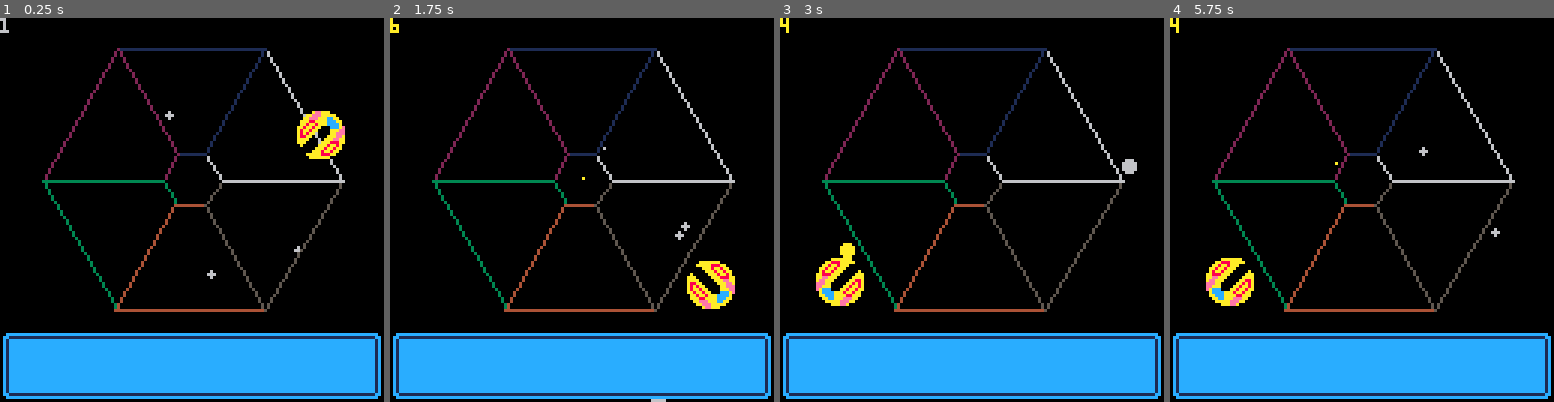
Above: before the commit, frames 1-4 (left to right).
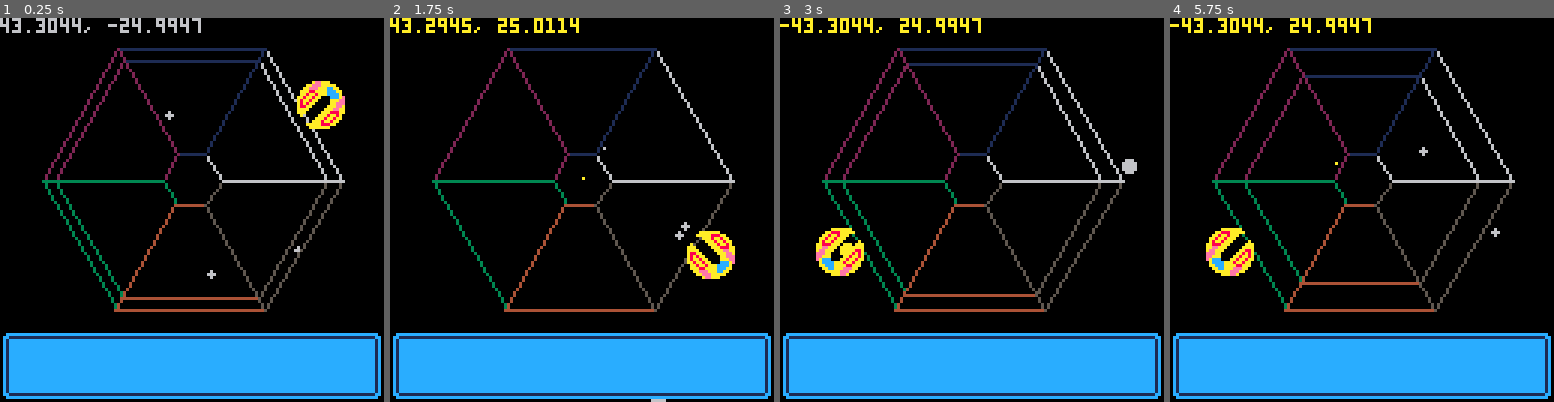
Above: after the commit, the same moments.

Repository: Rosthouse/pico8_projects
Game: PICO-8 cartridge carts/hexagon.p8
Two runs of this game, one before a commit and one after it. Both use one fixed random seed, a clock stepped at 60 frames per second and the inputs below.
Inputs:
- Up to frame 1 (0.25 s): no input
- Up to frame 2 (1.75 s): tap X (X key) at 0.33, 1.07 s; hold Right from 1.6 s (still down)
- Up to frame 3 (3 s): tap X (X key) at 1.85, 2.97 s; release Right at 2.1 s; hold Right from 2.47 s (still down)
- Up to frame 4 (5.75 s): release Right at 3.03 s; hold Left 3.08-3.58 s; hold Right 4.02-4.68 s; tap X (X key) at 4.08, 5.2 s; hold Left 5.08-5.68 s

The runs differ from the first frame. In frame 1, 3.9% of the frame differs, in the area x 0-90%, y 0-74%; in frame 2, 2.4%; in frame 3, 3.8%; in frame 4, 3.7%.

Commit message:
working on adding something to shoot

Diff:
--- a/carts/hexagon.p8
+++ b/carts/hexagon.p8
@@ -2,18 +2,30 @@
 version 41
 __lua__
 
+-- hexagon
+-- by rosthouse
 #include include/math.lua
 #include include/particles.lua
 
+-- player
 plr_pos = 1
-spd = 0.05
-
-off = 15
-r = .5
+plr_r = 50
+lsr_tbl = {}
+
+-- rendering
+lr = .5 -- wandering line radius
+spd = 0.05 -- wandering line speed
+
 d60 = 60 / 360
 d30 = 30 / 360
 
+oh = 50 -- outer hex radius
+ih = 10 -- inner hex radius
+cx = 64 -- center x
+cy = 54 -- center y
+
 spr_tbl = {
+  -- Sprite flip table
   { b = 3, x = true, y = true },
   { b = 1, x = false, y = true },
   { b = 3, x = false, y = true },
@@ -22,12 +34,10 @@
   { b = 3, x = true, y = false }
 }
 
-lsr_tbl = {}
-
-oh = 50 -- outer hex
-ih = 10 -- inner hex
-cx = 64 -- center x
-cy = 54
+-- asteroids
+ast_spw = 0.9
+ast_spd = 0.01
+ast_tbl = {}
 
 function _update()
   sfx(0)
@@ -51,8 +61,15 @@
     end
   end
 
-  r += spd
-  if r > 1 then r = 0 end
+  if rnd() > ast_spw then
+    add(ast_tbl, { d = flr(rnd(7)), r = 0, p = flr(rnd(3)) })
+  end
+  for _, a in pairs(ast_tbl) do
+    a.r += ast_spd
+  end
+
+  lr += spd
+  if lr > 1 then lr = 0 end
   part:update()
 
   if rnd() > 0.75 then
@@ -70,8 +87,8 @@
   dhex(ih, cx, cy)
   dhex(oh, cx, cy)
 
-  -- d = lerp(ih, oh, r)
-  -- dhex(d, 64, 64)
+  d = lerp(ih, oh, lr)
+  dhex(d, cx, cy)
 
   for i = 1, 6, 1 do
     local x1, y1 = poc(1, i * d60)
@@ -82,6 +99,10 @@
   for _, l in pairs(lsr_tbl) do
     local lx1, ly1 = poc(lerp(0, oh, l.r), l.p / 6 - 1 / 12)
     circfill(cx + lx1, cy + ly1, lerp(0, 3, l.r), 10)
+  end
+
+  -- draw asteroids
+  for _, a in pairs(ast_tbl) do
   end
 
   -- draw player
@@ -102,10 +123,16 @@
 end
 
 function dplr(plr_pos)
-  print(plr_pos)
   spt = spr_tbl[plr_pos]
-  local x, y = poc(1, (plr_pos - 1) * d60 + d30)
-  spr(spt.b, 56 + x * 50, 56 + y * 50, 2, 2, spt.x, spt.y)
+  local x, y = poc(plr_r, (plr_pos - 1) * d60 + d30)
+  print(x .. ", " .. y)
+  spr(spt.b, cx + x - 8, cy + y - 8, 2, 2, spt.x, spt.y)
+end
+
+function dspr(s, r, a, fx, fy)
+  local x, y = poc(r, a)
+  print(x .. ", " .. y)
+  spr(s, cx + x - 8, cy + y - 8, 2, 2, spt.x, spt.y)
 end
 
 -->8
@@ -134,14 +161,14 @@
 end
 
 __gfx__
-00000000000000000000000000000aaaaaaa00000000000000000000000000000000000000000000000000000000000000000000000000000000000000000000
-0000000000000aa00aa00000000aa888aaaaa0000000000000000000000000000000000000000000000000000000000000000000000000000000000000000000
-00700700000aaa0000aaa00000aa8aa8aaa000000000000000000000000000000000000000000000000000000000000000000000000000000000000000000000
-0007700000aaaa0000aaaa000aa8aa8aaa0000000000000000000000000000000000000000000000000000000000000000000000000000000000000000000000
-000770000a8aaa0000aaa8a00a8aa8aaa00000a00000000000000000000000000000000000000000000000000000000000000000000000000000000000000000
-0070070008a8aa0000aa8a80aa888aaa00000aaa0000000000000000000000000000000000000000000000000000000000000000000000000000000000000000
-00000000a8a8aa0000aa8a8aaaeeaaa00000aaaa0000000000000000000000000000000000000000000000000000000000000000000000000000000000000000
-00000000a8a8aa0000aa8a8aaeeaaa00000aa88a0000000000000000000000000000000000000000000000000000000000000000000000000000000000000000
+00000000000000000000000000000aaaaaaa00000555555000080000000800000008800000000000000000000000000000000000000000000000000000000000
+0000000000000aa00aa00000000aa888aaaaa0005566665000898000088980000889880000000000000000000000000000000000000000000000000000000000
+00700700000aaa0000aaa00000aa8aa8aaa000005665665500899800899a9800899a998000000000000000000000000000000000000000000000000000000000
+0007700000aaaa0000aaaa000aa8aa8aaa00000056656565089aa98089aaa98089aaa98000000000000000000000000000000000000000000000000000000000
+000770000a8aaa0000aaa8a00a8aa8aaa00000a055666655899aa998089aa800089a980000000000000000000000000000000000000000000000000000000000
+0070070008a8aa0000aa8a80aa888aaa00000aaa0565655008999998008999800089980000000000000000000000000000000000000000000000000000000000
+00000000a8a8aa0000aa8a8aaaeeaaa00000aaaa0556550000888980000888000008800000000000000000000000000000000000000000000000000000000000
+00000000a8a8aa0000aa8a8aaeeaaa00000aa88a0055500000000800000000000000000000000000000000000000000000000000000000000000000000000000
 00000000a8a8aa0000aa8a8aeeeaa00000aa8a8a0000000000000000000000000000000000000000000000000000000000000000000000000000000000000000
 00000000aa8aaa0000aaa8aaeeaaa0000aa8aa8a0000000000000000000000000000000000000000000000000000000000000000000000000000000000000000
 00000000aaaeeaa00aaeeaaaeaccc000aa8aa8aa0000000000000000000000000000000000000000000000000000000000000000000000000000000000000000
--- a/carts/include/collision.lua
+++ b/carts/include/collision.lua
@@ -1,18 +1,27 @@
-function rbox(x,y,w,h)
-  return {x0=x,y0=y,x1=x+w,y1=y+h}
+function rbox(x, y, w, h)
+  return { x0 = x, y0 = y, x1 = x + w, y1 = y + h }
 end
 
-function cbox(x,y,r)
-  return {x0=x-r,y0=y-r,x1=x+r,y1=y+r}
+function cbox(x, y, r)
+  return { x0 = x - r, y0 = y - r, x1 = x + r, y1 = y + r }
 end
 
 function coll(a, b)
-  if a.x0<b.x1
-      and a.x1>b.x0
-      and a.y0<b.y1
-      and a.y1>b.y0 then
+  if a.x0 < b.x1
+      and a.x1 > b.x0
+      and a.y0 < b.y1
+      and a.y1 > b.y0 then
     return true
   else
     return false
   end
 end
+
+function coll_c(a, b)
+  local d = (a.x - b.x) ^ 2 + (a.y - b.y) ^ 2
+  if d <= (a.r - b.r) ^ 2
+      or d <= (a.r + b.r) ^ 2 then
+    return true
+  end
+  return false
+end
--- a/carts/include/math.lua
+++ b/carts/include/math.lua
@@ -1,25 +1,25 @@
-pi=3.14159265359
-tau=2*pi
-function lerp(l,u,t)
-  return (1-t)*l+u*t
+pi = 3.14159265359
+tau = 2 * pi
+function lerp(l, u, t)
+  return (1 - t) * l + u * t
 end
 
-function ilerp(l,u,r)
-  return (r-l)/(u-l)
+function ilerp(l, u, r)
+  return (r - l) / (u - l)
 end
 
-function iwrap(v,l,u)
-  return l+(v-l)%(u-l)
+function iwrap(v, l, u)
+  return l + (v - l) % (u - l)
 end
 
 function r2u(r)
-  return r/tau
+  return r / tau
 end
 
-function rot(x,y,r)
-  return cos(r)*x-sin(r)*y,sin(r)*x+cos(r)*y
+function rot(x, y, r)
+  return cos(r) * x - sin(r) * y, sin(r) * x + cos(r) * y
 end
 
 function poc(r, a)
-  return r*cos(a), r*sin(a)
+  return r * cos(a), r * sin(a)
 end
